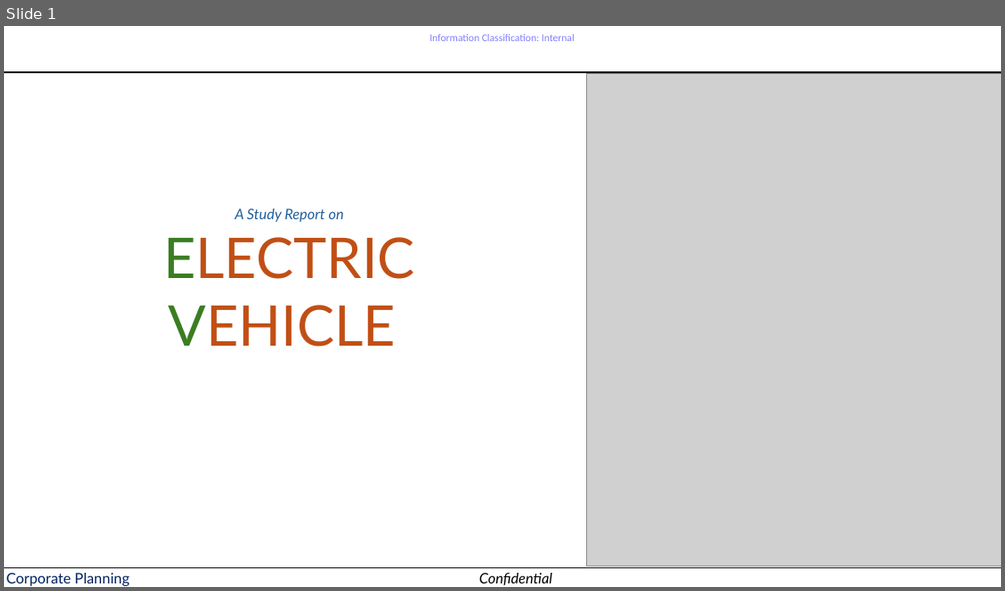
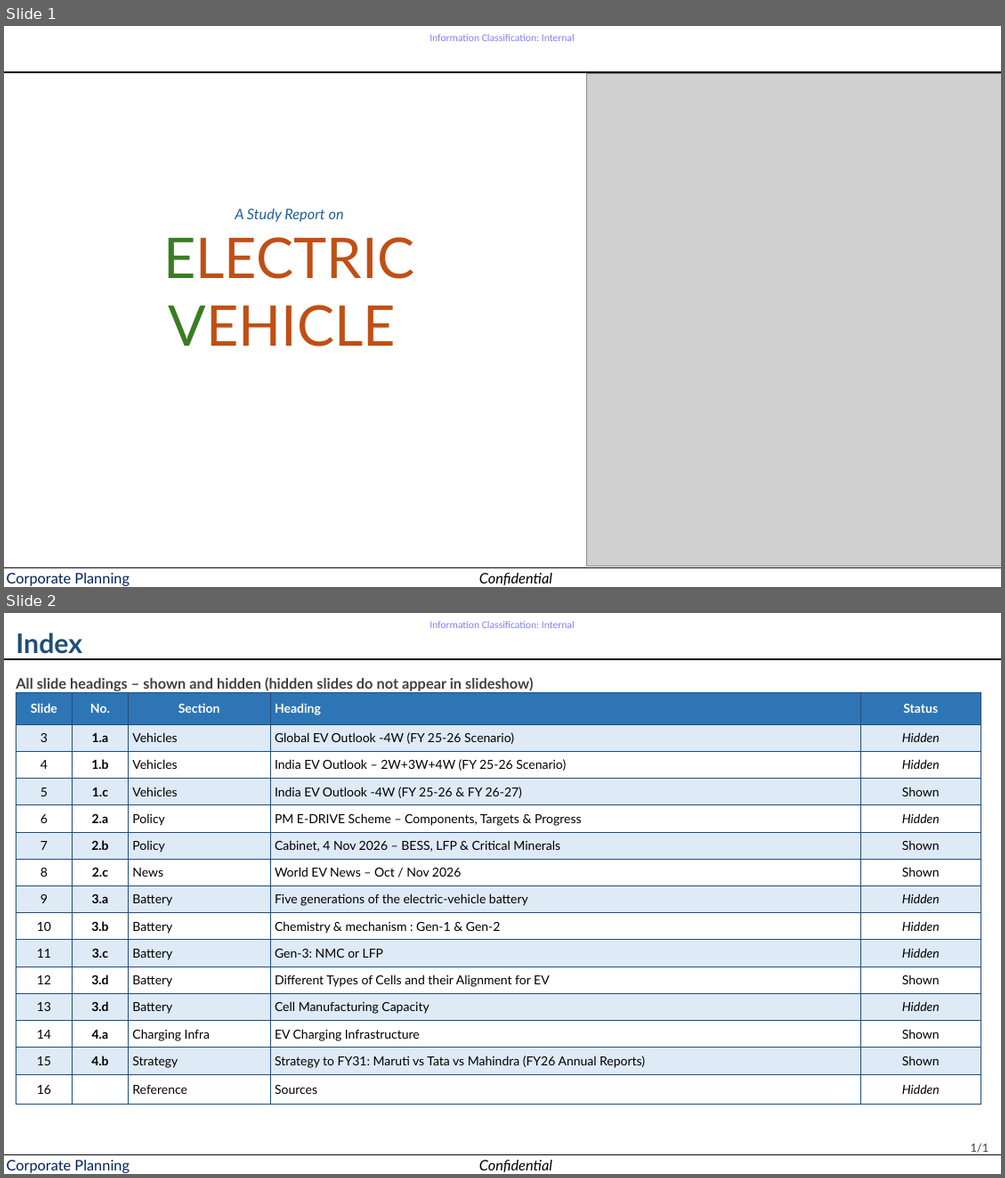
Before and after one commit to Crypto-ashish/bess, a slide deck: EV study 10nov.pptx. Shown one above the other, each under a label of ours: slide 1 before the commit, slides 1 and 2 after it. The pictures are 1005x591 and 1005x1178 pixels, drawn with LibreOffice and Linux fonts; fonts in the diff are those of the drawing; grey boxes stand for pictures. Boxes give left, top, right and bottom in pixels: in the first picture for what was removed or moved away, otherwise in the second. Text is boxed around its words. In the diff, an @@ line names an element or a change of style, - is before the commit and + after.

```diff
--- a/EV study 10nov.pptx
+++ b/EV study 10nov.pptx
@@ slide 2 added at [4,613,1001,1174], background #FFFFFF; not listed: 5 template elements that a slide beside it also shows @@
@@ text added at [16,633,82,654], 26 pt, text #1F4E79, bold @@
+Index
@@ text added at [16,677,533,691], 14 pt, text #404040, bold @@
+All slide headings – shown and hidden (hidden slides do not appear in slideshow)
@@ table added at [16,693,980,1102], 15 rows, 5 columns @@
+Slide | No. | Section | Heading | Status
+3 | 1.a | Vehicles | Global EV Outlook -4W (FY 25-26 Scenario) | Hidden
+4 | 1.b | Vehicles | India EV Outlook – 2W+3W+4W (FY 25-26 Scenario) | Hidden
+5 | 1.c | Vehicles | India EV Outlook -4W (FY 25-26 & FY 26-27) | Shown
+6 | 2.a | Policy | PM E-DRIVE Scheme – Components, Targets & Progress | Hidden
+7 | 2.b | Policy | Cabinet, 4 Nov 2026 – BESS, LFP & Critical Minerals | Shown
+8 | 2.c | News | World EV News – Oct / Nov 2026 | Shown
+9 | 3.a | Battery | Five generations of the electric-vehicle battery | Hidden
+10 | 3.b | Battery | Chemistry & mechanism : Gen-1 & Gen-2 | Hidden
+11 | 3.c | Battery | Gen-3: NMC or LFP | Hidden
+12 | 3.d | Battery | Different Types of Cells and their Alignment for EV | Shown
+13 | 3.d | Battery | Cell Manufacturing Capacity | Hidden
+14 | 4.a | Charging Infra | EV Charging Infrastructure | Shown
+15 | 4.b | Strategy | Strategy to FY31: Maruti vs Tata vs Mahindra (FY26 Annual Reports) | Shown
+16 |  | Reference | Sources | Hidden
@@ text added at [971,1143,989,1152], 11 pt, text #404040 @@
+1/1
```
